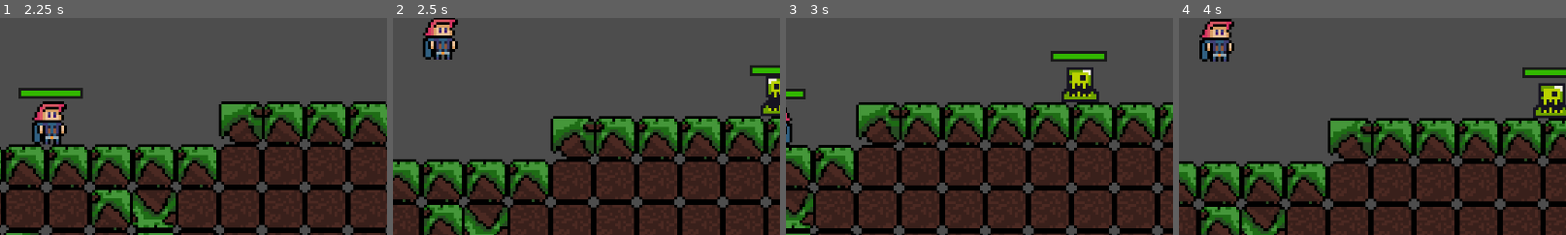
Above: before the commit, frames 1-4 (left to right).
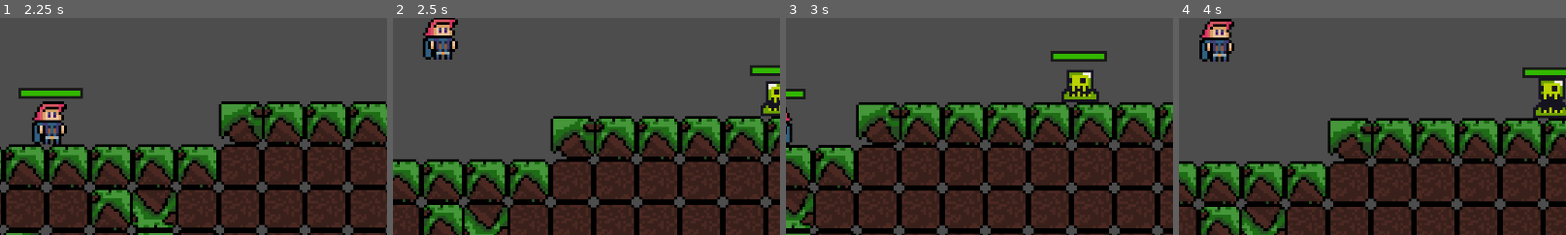
Above: after the commit, the same moments.

Repository: eoBattisti/agnosia
Game: Godot game, scene res://scenes/menu/main_menu.tscn
Two runs of this game, one before a commit and one after it. Both use one fixed random seed, a clock stepped at 60 frames per second and the inputs below.
Inputs:
- Up to frame 1 (2.25 s): click "Start Game" at 0.5 s; tap Enter at 1.25 s; hold D (move_right) from 1.28 s (still down); tap J (attack) at 1.35 s; tap W (jump) at 1.52, 1.55, 1.82, 2.1 s
- Up to frame 2 (2.5 s): keep holding D (move_right); tap W (jump) at 2.27 s; tap J (attack) at 2.3 s
- Up to frame 3 (3 s): tap W (jump) at 2.57 s; release D (move_right) at 2.78 s; hold A (move_left) from 2.78 s (still down); hold E (advance_dialog) from 2.78 s (still down)
- Up to frame 4 (4 s): tap W (jump) at 3.05, 3.77 s; release A (move_left) at 3.53 s; release E (advance_dialog) at 3.53 s; hold D (move_right) from 3.53 s (still down); tap J (attack) at 3.6 s
The pictures show only the part of the screen within x 50-100%, y 50-100%; the shares and areas given below are measured in that part.

Frame 1 is identical in both runs. In frame 2, 0.3% of the frame differs, in the area x 96-100%, y 26-40%; in frame 3, 0.4%; in frame 4, 0.5%, in the area x 92-100%, y 27-41%.

Commit message:
feat-partial: enemy knockback

Diff:
--- a/scenes/slime.tscn
+++ b/scenes/slime.tscn
@@ -9,6 +9,7 @@
 [ext_resource type="Script" path="res://scripts/components/enemy_move_component.gd" id="7_ddeqj"]
 [ext_resource type="Script" path="res://scripts/state_machine/enemy_states/move.gd" id="7_n6plv"]
 [ext_resource type="Script" path="res://scripts/state_machine/enemy_states/wander.gd" id="8_k7exv"]
+[ext_resource type="Script" path="res://scripts/state_machine/enemy_states/hurt.gd" id="9_1b78w"]
 [ext_resource type="PackedScene" uid="uid://c8xqril2724ic" path="res://scenes/healthbar/healthbar.tscn" id="10_f4exj"]
 
 [sub_resource type="AtlasTexture" id="AtlasTexture_3tbwn"]
@@ -26,6 +27,10 @@
 [sub_resource type="AtlasTexture" id="AtlasTexture_6uw28"]
 atlas = ExtResource("1_f6xwo")
 region = Rect2(72, 24, 24, 24)
+
+[sub_resource type="AtlasTexture" id="AtlasTexture_6asqc"]
+atlas = ExtResource("1_f6xwo")
+region = Rect2(48, 54, 24, 18)
 
 [sub_resource type="SpriteFrames" id="SpriteFrames_pb6c6"]
 animations = [{
@@ -45,6 +50,14 @@
 "loop": true,
 "name": &"default",
 "speed": 10.0
+}, {
+"frames": [{
+"duration": 1.0,
+"texture": SubResource("AtlasTexture_6asqc")
+}],
+"loop": true,
+"name": &"hurt",
+"speed": 5.0
 }]
 
 [sub_resource type="RectangleShape2D" id="RectangleShape2D_30nfx"]
@@ -62,9 +75,8 @@
 [node name="AnimatedSprite2D" type="AnimatedSprite2D" parent="."]
 position = Vector2(1, 0)
 sprite_frames = SubResource("SpriteFrames_pb6c6")
+animation = &"hurt"
 autoplay = "default"
-frame = 3
-frame_progress = 0.629232
 
 [node name="RayCastDownRight" type="RayCast2D" parent="."]
 position = Vector2(7, -1)
@@ -95,7 +107,7 @@
 debug_color = Color(0.996078, 0, 0.203922, 0.419608)
 
 [node name="HealthComponent" parent="." instance=ExtResource("5_qd8id")]
-MAX_HEALTH = 2.0
+MAX_HEALTH = 30.0
 
 [node name="MovementStateMachine" type="Node" parent="." node_paths=PackedStringArray("starting_state")]
 script = ExtResource("5_wuda5")
@@ -121,6 +133,11 @@
 animation_name = "default"
 move_speed = 50.0
 
+[node name="EnemyHurtState" type="Node" parent="MovementStateMachine" node_paths=PackedStringArray("idle_state")]
+script = ExtResource("9_1b78w")
+idle_state = NodePath("../EnemyIdleState")
+animation_name = "hurt"
+
 [node name="MoveComponent" type="Node" parent="." node_paths=PackedStringArray("enemy", "raycast_right", "raycast_left", "raycast_down_left", "raycast_down_right")]
 script = ExtResource("7_ddeqj")
 enemy = NodePath("..")
@@ -138,3 +155,5 @@
 offset_top = -6.0
 offset_right = 10.0
 offset_bottom = -4.0
+
+[connection signal="enemy_hurt" from="." to="." method="_on_enemy_hurt"]
--- a/scripts/components/enemy_move_component.gd
+++ b/scripts/components/enemy_move_component.gd
@@ -5,6 +5,7 @@
 @export var raycast_left: RayCast2D
 @export var raycast_down_left: RayCast2D
 @export var raycast_down_right: RayCast2D
+@export var knockback_force: int = 500
 
 var direction: float
 var last_direction: float
--- a/scripts/slime.gd
+++ b/scripts/slime.gd
@@ -9,7 +9,9 @@
 @onready var animated_sprite = $AnimatedSprite2D
 @onready var movement_state_machine = $MovementStateMachine
 @onready var move_component = $MoveComponent
+@onready var enemy_hurt_state = $MovementStateMachine/EnemyHurtState
 
+signal enemy_hurt
 
 func _ready() -> void:
 	movement_state_machine.init(self, animated_sprite, move_component)
@@ -22,3 +24,6 @@
 
 func _process(delta: float):
 	movement_state_machine.process_frame(delta)
+
+func _on_enemy_hurt():
+	movement_state_machine.change_state(enemy_hurt_state)
--- a/scripts/state_machine/attack_states/attacking.gd
+++ b/scripts/state_machine/attack_states/attacking.gd
@@ -32,6 +32,7 @@
 		var enemy = area.get_parent()
 		if enemy is Enemy:
 			enemy.friendly = false
+			enemy.enemy_hurt.emit()
 		var attack = Attack.new()
 		attack.damage = 1
 		area.damage(attack)
--- /dev/null
+++ b/scripts/state_machine/enemy_states/hurt.gd
@@ -0,0 +1,19 @@
+extends State
+class_name EnemyHurtState
+
+@export var idle_state: State
+@export var knockback_force: int = 30
+var is_complete: bool = false
+
+func enter() -> void:
+	is_complete = false
+	super()
+	await animations.animation_finished
+	is_complete = true
+
+func process_physics(delta: float) -> State:
+	if parent.can_move:
+		var direction = -parent.velocity * knockback_force
+		parent.velocity = direction
+		parent.move_and_slide()
+	return idle_state
Not shown: 1 places in scenes/slime.tscn that only renumber resources
